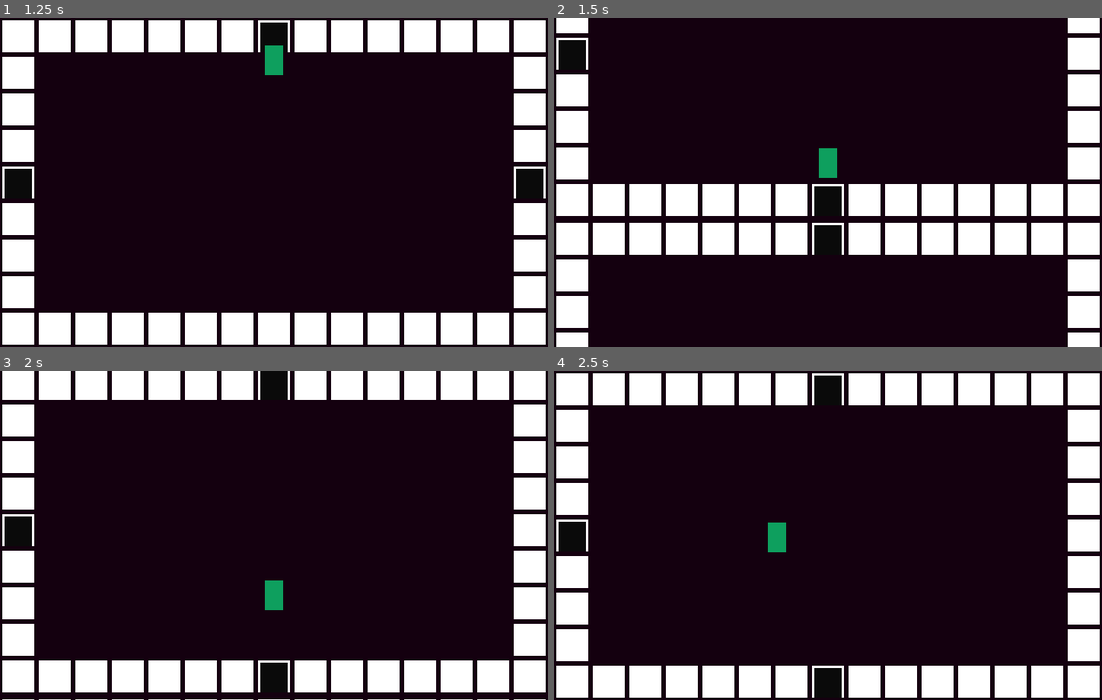
Above: before the commit, frames 1-4 (two rows, left to right).
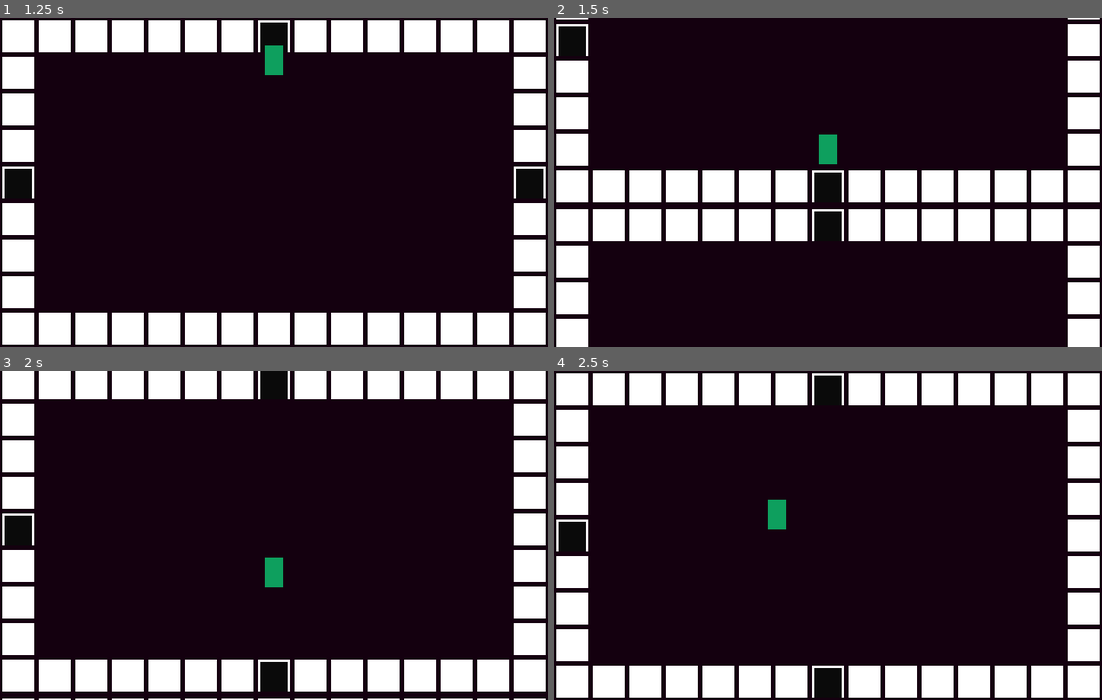
Above: after the commit, the same moments.

Repository: deeredman1991/ProjectShootyMcShootface
Game: Godot game, scene res://main/Main.tscn
The game is run twice, just before and just after one commit, with the same random seed, the same clock (stepped at 60 frames per second) and the same inputs.
Inputs:
- Up to frame 1 (1.25 s): tap Enter at 0.5 s; hold W (KB_move_up) from 0.53 s (still down)
- Up to frame 2 (1.5 s): keep holding W (KB_move_up)
- Up to frame 3 (2 s): keep holding W (KB_move_up)
- Up to frame 4 (2.5 s): release W (KB_move_up) at 2.03 s; hold A (KB_move_left) from 2.03 s (still down)

Frame 1 is identical in both runs. In frame 2, 12% of the frame differs, in the area x 0-100%, y 0-96%; in frame 3, 1.6%; in frame 4, 0.5%.

Commit message:
tweaked player movement to feel better transitioning between rooms

Diff:
--- a/src/main/scenes/game/PlayerCamera.gd
+++ b/src/main/scenes/game/PlayerCamera.gd
@@ -27,6 +27,7 @@
 
 
 func _physics_process(_delta: float) -> void:
+	assert( smoothing_enabled == false, "Camera Script replaces default smoothing, did you mean 'camera_smoothing_enabled'" )
 	# Get view size considering camera zoom
 	zoom_view_size = view_size * zoom
 
--- a/src/main/scenes/game/entities/player/Player.gd
+++ b/src/main/scenes/game/entities/player/Player.gd
@@ -77,5 +77,5 @@
 		do_fade = true
 
 	# Changes camera's current room and size. check camera script for more info
-	GameManager.change_room( collision_shape.global_position, size, do_fade )
+	GameManager.change_camera_room( collision_shape.global_position, size, do_fade )
 	current_room = target_room
--- a/src/main/scenes/game/entities/player/Player.tscn
+++ b/src/main/scenes/game/entities/player/Player.tscn
@@ -3,8 +3,8 @@
 [ext_resource path="res://main/scenes/game/entities/player/Player.gd" type="Script" id=1]
 
 [sub_resource type="CapsuleShape2D" id=1]
-radius = 2.0
-height = 4.0
+radius = 0.999996
+height = 4.00001
 
 [sub_resource type="RectangleShape2D" id=2]
 extents = Vector2( 4, 6.5 )
@@ -21,11 +21,12 @@
 color = Color( 0.0588235, 0.627451, 0.372549, 1 )
 
 [node name="CollisionShape2D" type="CollisionShape2D" parent="."]
-position = Vector2( 8, 13 )
+position = Vector2( 8, 14 )
 rotation = 1.5708
 shape = SubResource( 1 )
 
 [node name="RoomDetector" type="Area2D" parent="."]
+visible = false
 collision_layer = 0
 collision_mask = 16
 
--- a/src/main/singletons/GameManager.gd
+++ b/src/main/singletons/GameManager.gd
@@ -35,7 +35,7 @@
 	camera_effects_animation_player.play("RESET")
 	camera_effects_component.show()
 
-func change_room(room_position: Vector2, room_size: Vector2, fade := false, fade_time := 0.2) -> void:
+func change_camera_room(room_position: Vector2, room_size: Vector2, fade := false, fade_time := 0.2) -> void:
 	room_position = room_position - OptionsManager.tile_size/2
 
 	var player_camera = Game.get_node("PlayerCamera")
@@ -69,6 +69,6 @@
 		while true:
 			yield(get_tree().create_timer( 0.01 ),"timeout")
 
-			if player_camera.get_camera_screen_center().distance_to( player_camera.target_position ) < (OptionsManager.tile_size.x + OptionsManager.tile_size.y):
+			if player_camera.get_camera_screen_center().distance_to( player_camera.target_position ) < (OS.window_size.x + OS.window_size.y) / 20:
 				self.game_is_paused = false
 				break
